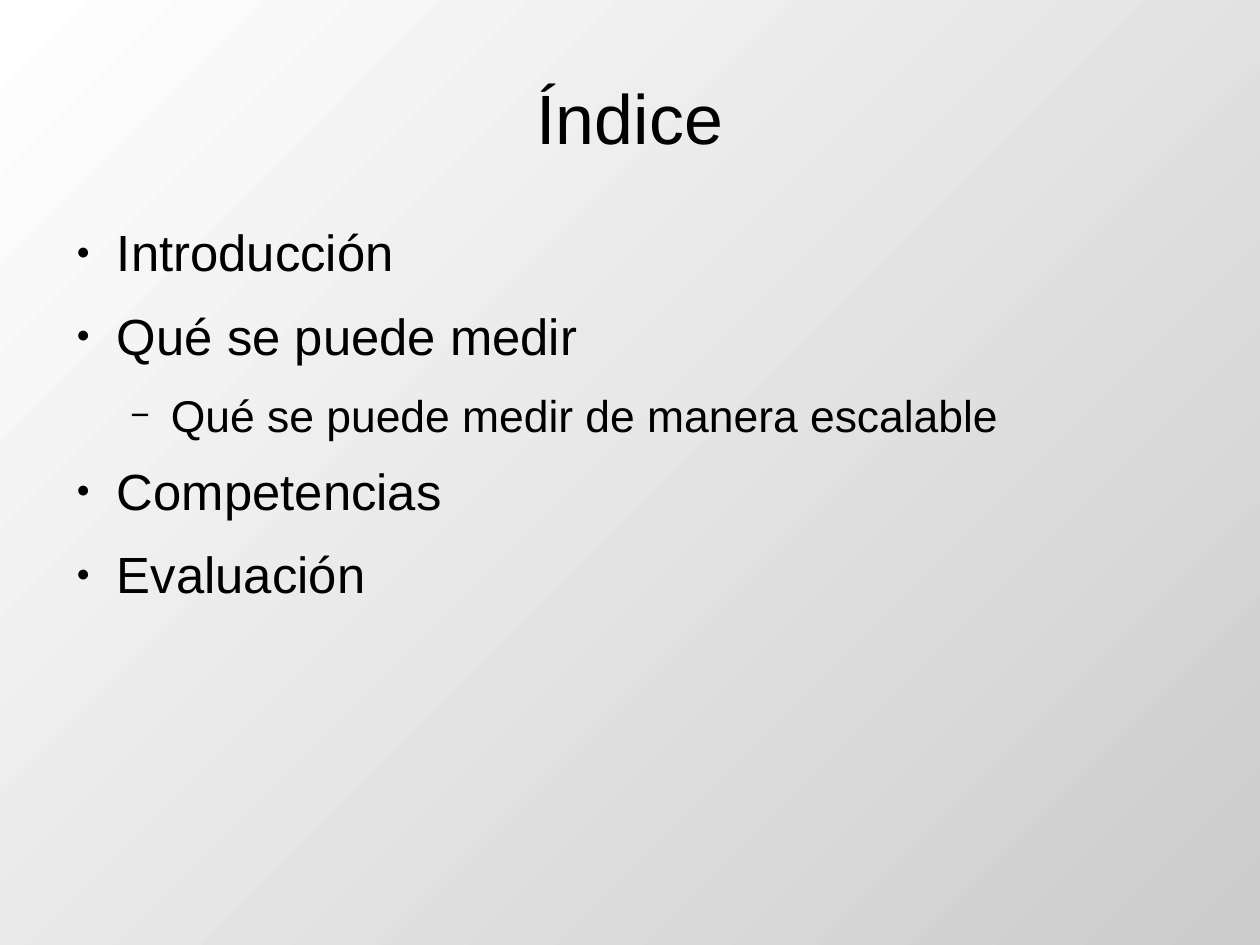
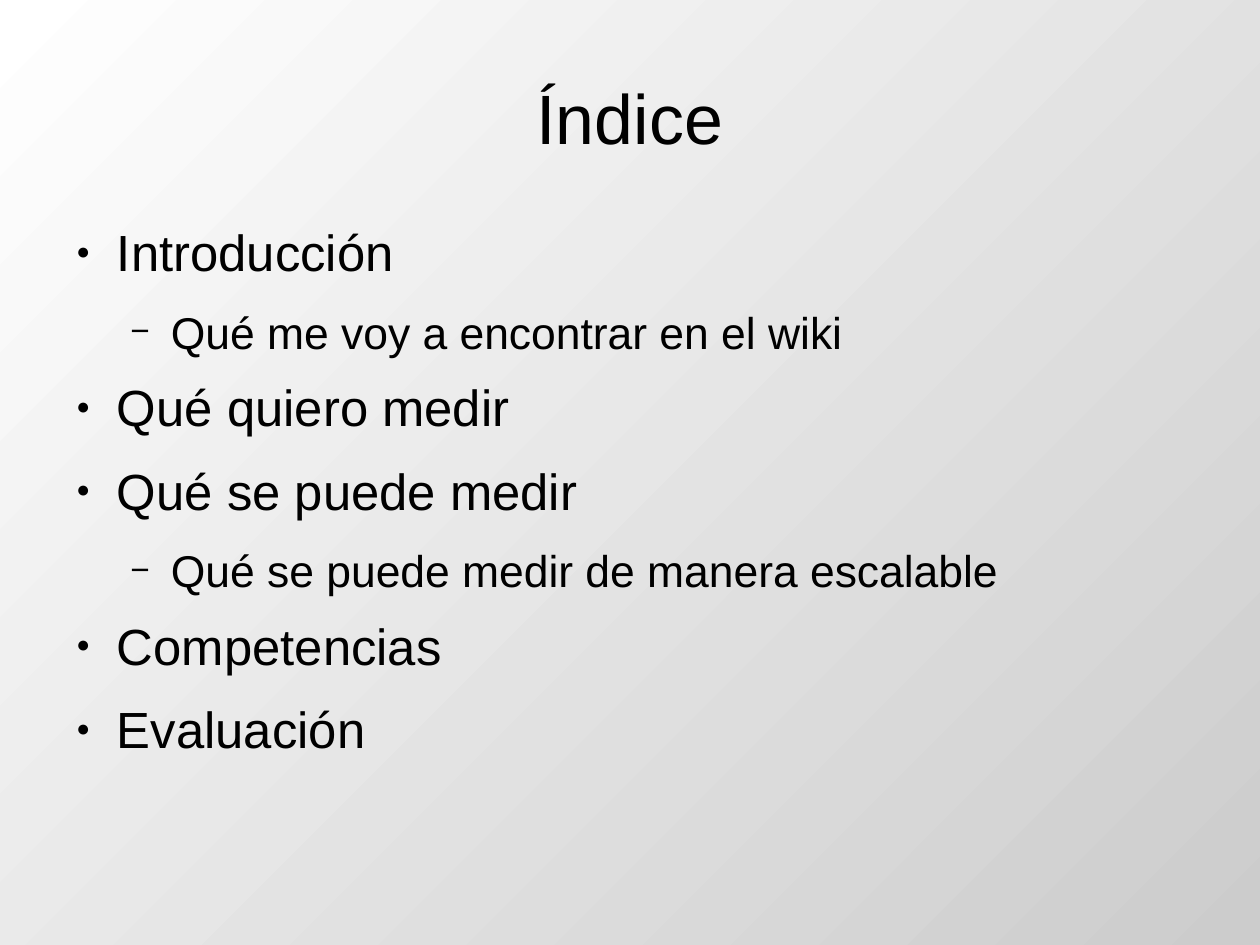
Before and after one commit to DrPantera/wikis4education, a slide deck: slide 2 of uca-2013_07/tema-5-EvaluacionWikis.odp. Drawn at 1260x945 pixels with LibreOffice and Linux fonts; fonts in the diff are those of the drawing. Boxes give left, top, right and bottom in pixels: in the first picture for what was removed or moved away, otherwise in the second. Text is boxed around its words. In the diff, an @@ line names an element or a change of style, - is before the commit and + after.

```diff
--- a/uca-2013_07/tema-5-EvaluacionWikis.odp
+++ b/uca-2013_07/tema-5-EvaluacionWikis.odp
@@ text at (117, 316, 842, 437): paragraphs added @@
+  − Qué me voy a encontrar en el wiki
+● Qué quiero medir
```
Also in this commit, not shown: 3 other slides changed, 5 slides added, 2 other files.
